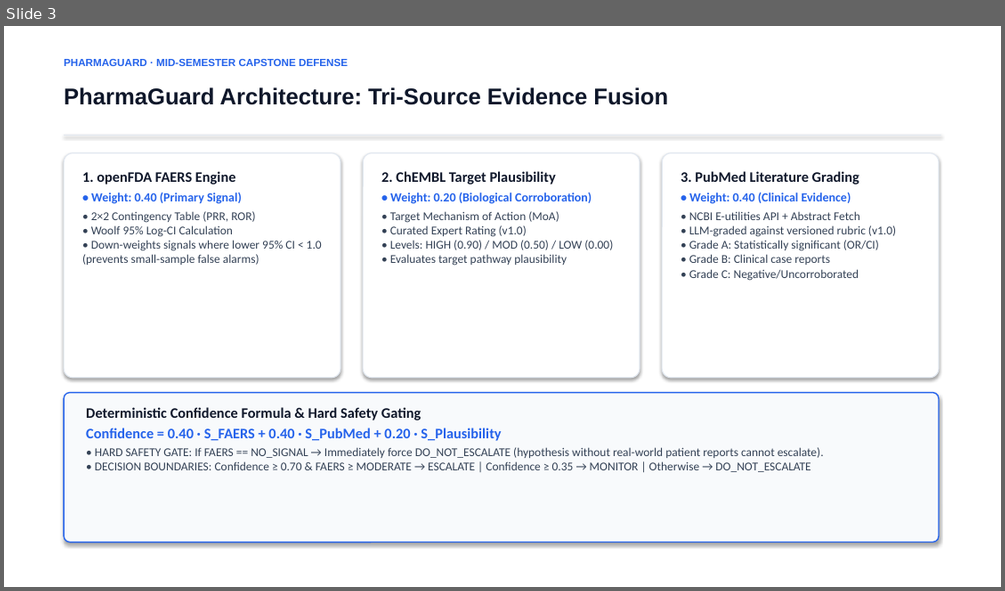
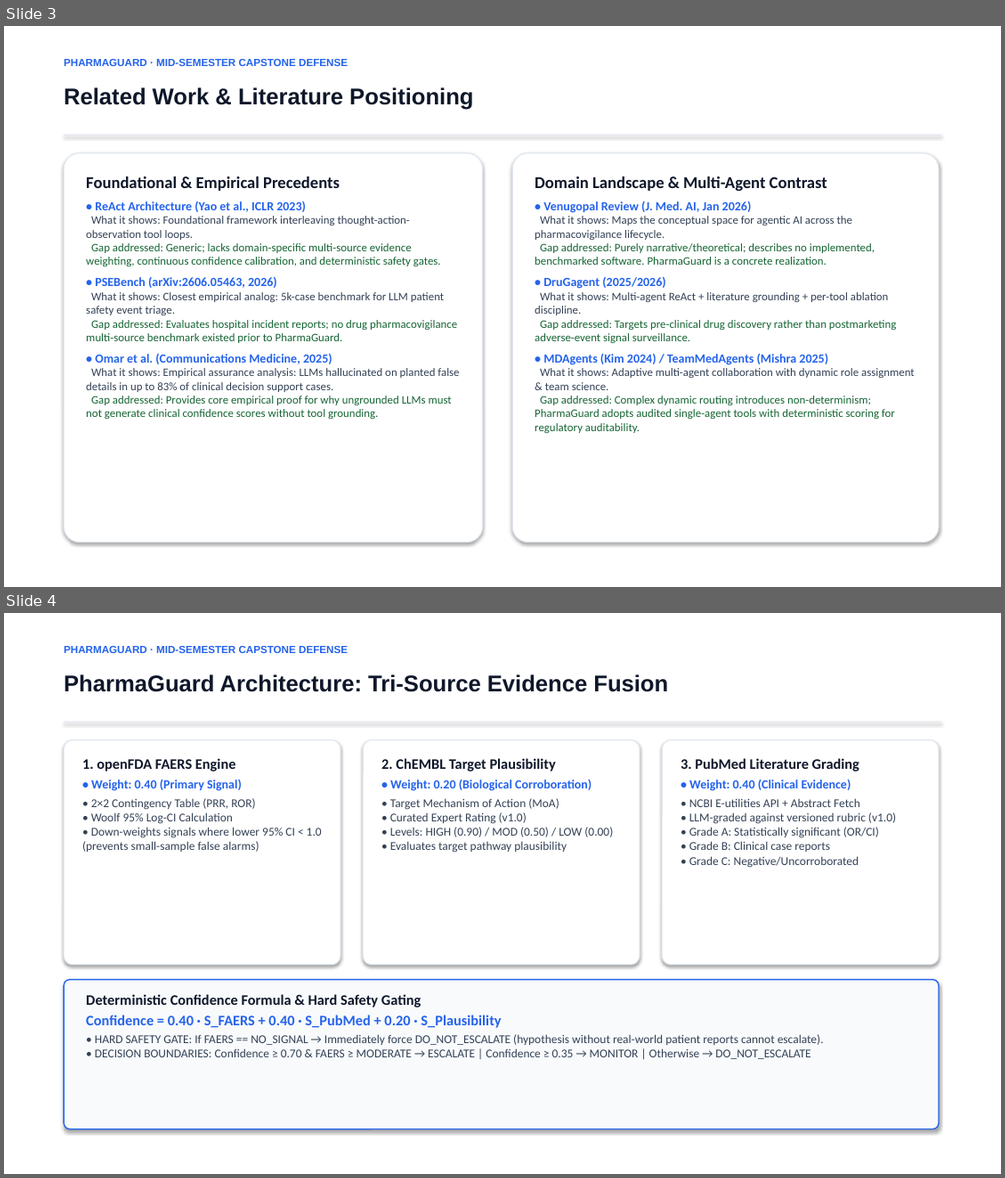
Before and after one commit to Krishna200608/PharmaGuard, a slide deck: docs/presentation/PharmaGuard_Midsem_Defense.pptx. Shown one above the other, each under a label of ours: slide 3 before the commit, slides 3 and 4 after it. The pictures are 1005x591 and 1005x1178 pixels, drawn with LibreOffice and Linux fonts; fonts in the diff are those of the drawing. Boxes give left, top, right and bottom in pixels: in the first picture for what was removed or moved away, otherwise in the second. Text is boxed around its words. In the diff, an @@ line names an element or a change of style, - is before the commit and + after.

Commit message:
feat: add project proposal, presentation materials, and architecture decision logs to documentation

```diff
--- a/docs/presentation/PharmaGuard_Midsem_Defense.pptx
+++ b/docs/presentation/PharmaGuard_Midsem_Defense.pptx
@@ slide 3 added at [4, 26, 1001, 587], background #FFFFFF @@
@@ text added at [64, 59, 348, 66], 10 pt, text #2563EB, bold @@
+PHARMAGUARD · MID-SEMESTER CAPSTONE DEFENSE
@@ text added at [64, 87, 473, 110], 22 pt, text #0F172A, bold @@
+Related Work & Literature Positioning
@@ rectangle added at [64, 135, 941, 135], fill #E2E8F0 @@
@@ rounded rectangle added at [64, 153, 483, 542], fill #FFFFFF, outline #E2E8F0 1 pt @@
@@ rounded rectangle added at [512, 153, 938, 542], fill #FFFFFF, outline #E2E8F0 1 pt @@
@@ text added at [86, 176, 459, 418], 11 pt, text #166534 @@
+Foundational & Empirical Precedents
+• ReAct Architecture (Yao et al., ICLR 2023)
+What it shows: Foundational framework interleaving thought-action-observation tool loops.
+Gap addressed: Generic; lacks domain-specific multi-source evidence weighting, continuous confidence calibration, and deterministic safety gates.
+• PSEBench (arXiv:2606.05463, 2026)
+What it shows: Closest empirical analog: 5k-case benchmark for LLM patient safety event triage.
+Gap addressed: Evaluates hospital incident reports; no drug pharmacovigilance multi-source benchmark existed prior to PharmaGuard.
+• Omar et al. (Communications Medicine, 2025)
+What it shows: Empirical assurance analysis: LLMs hallucinated on planted false details in up to 83% of clinical decision support cases.
+Gap addressed: Provides core empirical proof for why ungrounded LLMs must not generate clinical confidence scores without tool grounding.
@@ text added at [534, 176, 914, 433], 11 pt, text #166534 @@
+Domain Landscape & Multi-Agent Contrast
+• Venugopal Review (J. Med. AI, Jan 2026)
+What it shows: Maps the conceptual space for agentic AI across the pharmacovigilance lifecycle.
+Gap addressed: Purely narrative/theoretical; describes no implemented, benchmarked software. PharmaGuard is a concrete realization.
+• DruGagent (2025/2026)
+What it shows: Multi-agent ReAct + literature grounding + per-tool ablation discipline.
+Gap addressed: Targets pre-clinical drug discovery rather than postmarketing adverse-event signal surveillance.
+• MDAgents (Kim 2024) / TeamMedAgents (Mishra 2025)
+What it shows: Adaptive multi-agent collaboration with dynamic role assignment & team science.
+Gap addressed: Complex dynamic routing introduces non-determinism; PharmaGuard adopts audited single-agent tools with deterministic scoring for regulatory auditability.
@@ what was slide 3 is now slide 4 @@
```
Also in this commit, not shown: 1 slide changed, 5 other files.
